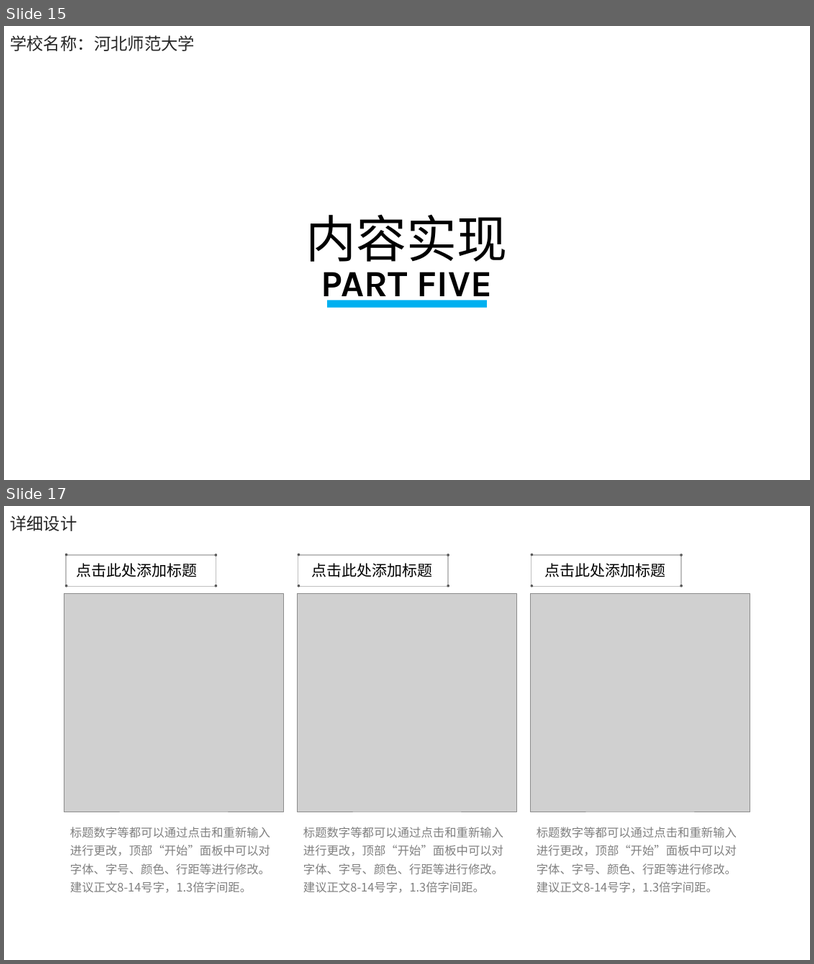
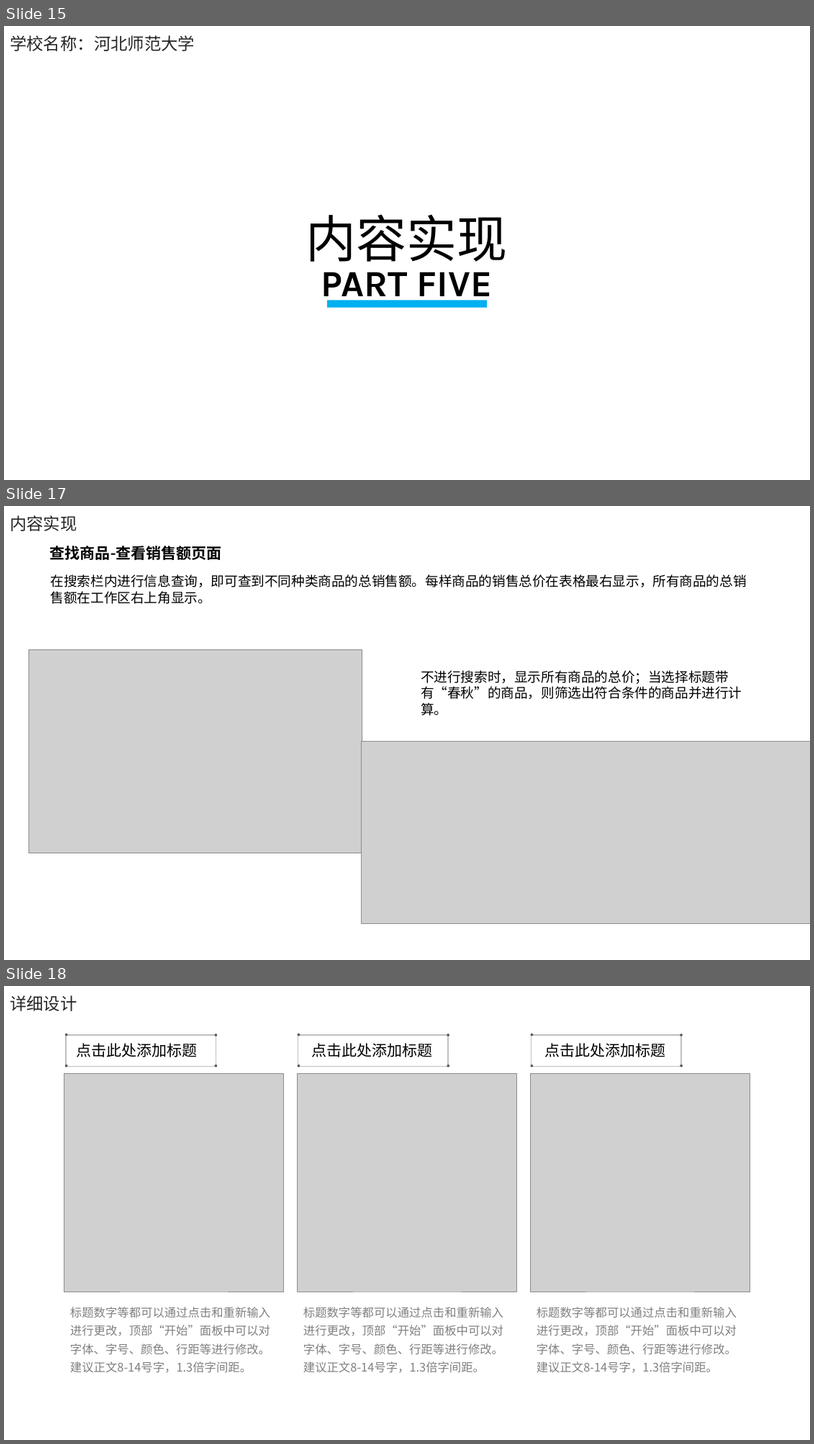
Before and after one commit to electronic-shopping-mall/liuyue, a slide deck: 答辩PPT.pptx. Shown one above the other, each under a label of ours: slides 15 and 17 before the commit, slides 15, 17 and 18 after it; the slides between them are not shown. The pictures are 814x964 and 814x1444 pixels, drawn with LibreOffice and Linux fonts; fonts in the diff are those of the drawing; grey boxes stand for pictures; background and template pictures are left out. Boxes give left, top, right and bottom in pixels: in the first picture for what was removed or moved away, otherwise in the second. Text is boxed around its words. In the diff, an @@ line names an element or a change of style, - is before the commit and + after.

Commit message:
效果实现

```diff
--- a/答辩PPT.pptx
+++ b/答辩PPT.pptx
@@ slide 17 added at [4, 506, 810, 960], background #FFFFFF @@
@@ text added at [10, 515, 77, 531], 20 pt, text #262626 @@
+内容实现
@@ text added at [50, 546, 222, 560], 18 pt, text #000000, bold @@
+查找商品-查看销售额页面
@@ text added at [51, 574, 747, 604], 16 pt, text #000000 @@
+在搜索栏内进行信息查询，即可查到不同种类商品的总销售额。每样商品的销售总价在表格最右显示，所有商品的总销售额在工作区右上角显示。
@@ picture added at [28, 649, 362, 852] @@
@@ text added at [421, 670, 742, 716], 16 pt, text #000000 @@
+不进行搜索时，显示所有商品的总价；当选择标题带有“春秋”的商品，则筛选出符合条件的商品并进行计算。
@@ picture added at [362, 741, 810, 923] @@
@@ what was slide 17 is now slide 18 @@
```
Also in this commit, not shown: 2 slides changed.
